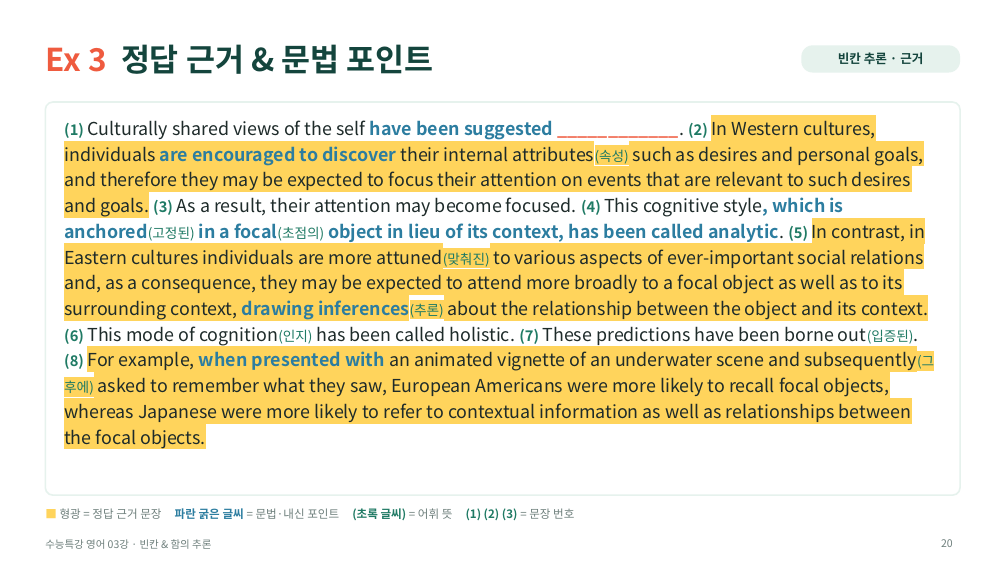
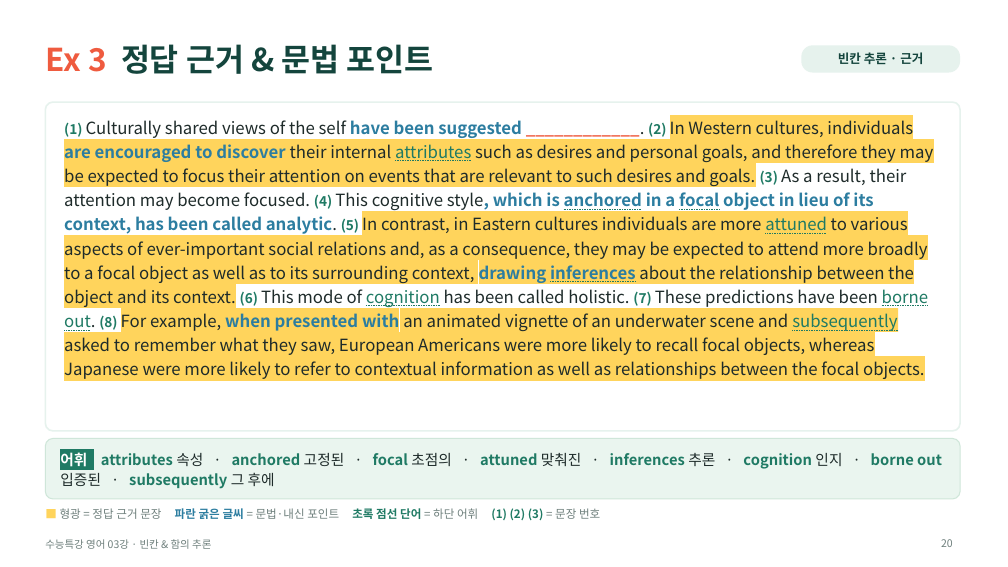
Before and after one commit to HUFSDavid/HUFSDavid, a slide deck: slide 20 of 수능특강_영어_03강_수업PPT.pptx. Drawn at 1008x567 pixels with LibreOffice and Linux fonts; fonts in the diff are those of the drawing. Boxes give left, top, right and bottom in pixels: in the first picture for what was removed or moved away, otherwise in the second. Text is boxed around its words. In the diff, an @@ line names an element or a change of style, - is before the commit and + after.

```diff
--- a/수능특강_영어_03강_수업PPT.pptx
+++ b/수능특강_영어_03강_수업PPT.pptx
@@ rounded rectangle: place and size @@
-rounded rectangle at (45,102,960,495)
+rounded rectangle at (45,102,960,431)
@@ rounded rectangle at (45,102,960,431): proportions changed @@
@@ text at (64,120,934,379): text changed; size 17 to 16 pt @@
-(1) Culturally shared views of the self have been suggested ____________. (2) In Western cultures, individuals are encouraged to discover their internal attributes(속성) such as desires and personal goals, and therefore they may be expected to focus their attention on events that are relevant to such desires and goals. (3) As a result, their attention may become focused. (4) This cognitive style, which is anchored(고정된) in a focal(초점의) object in lieu of its context, has been called analytic. (5) In contrast, in Eastern cultures individuals are more attuned(맞춰진) to various aspects of ever-important social relations and, as a consequence, they may be expected to attend more broadly to a focal object as well as to its surrounding context, drawing inferences(추론) about the relationship between the object and its context. (6) This mode of cognition(인지) has been called holistic. (7) These predictions have been borne out(입증된). (8) For example, when presented with an animated vignette of an underwater scene and subsequently(그 후에) asked to remember what they saw, European Americans were more likely to recall focal objects, whereas Japanese were more likely to refer to contextual information as well as relationships between the focal objects.
+(1) Culturally shared views of the self have been suggested ____________. (2) In Western cultures, individuals are encouraged to discover their internal attributes such as desires and personal goals, and therefore they may be expected to focus their attention on events that are relevant to such desires and goals. (3) As a result, their attention may become focused. (4) This cognitive style, which is anchored in a focal object in lieu of its context, has been called analytic. (5) In contrast, in Eastern cultures individuals are more attuned to various aspects of ever-important social relations and, as a consequence, they may be expected to attend more broadly to a focal object as well as to its surrounding context, drawing inferences about the relationship between the object and its context. (6) This mode of cognition has been called holistic. (7) These predictions have been borne out. (8) For example, when presented with an animated vignette of an underwater scene and subsequently asked to remember what they saw, European Americans were more likely to recall focal objects, whereas Japanese were more likely to refer to contextual information as well as relationships between the focal objects.
@@ rounded rectangle added at (45,439,960,499), fill #EAF5EF, outline #CFE6D9 1 pt @@
@@ text added at (60,452,942,489), 14 pt, text #1F7A64, bold @@
+어휘 attributes 속성 · anchored 고정된 · focal 초점의 · attuned 맞춰진 · inferences 추론 · cognition 인지 · borne out 입증된 · subsequently 그 후에
@@ text at (60,508,600,520): text changed @@
-■ 형광 = 정답 근거 문장 파란 굵은 글씨 = 문법·내신 포인트 (초록 글씨) = 어휘 뜻 (1) (2) (3) = 문장 번호
+■ 형광 = 정답 근거 문장 파란 굵은 글씨 = 문법·내신 포인트 초록 점선 단어 = 하단 어휘 (1) (2) (3) = 문장 번호
```
Also in this commit, not shown: 11 other slides changed.
